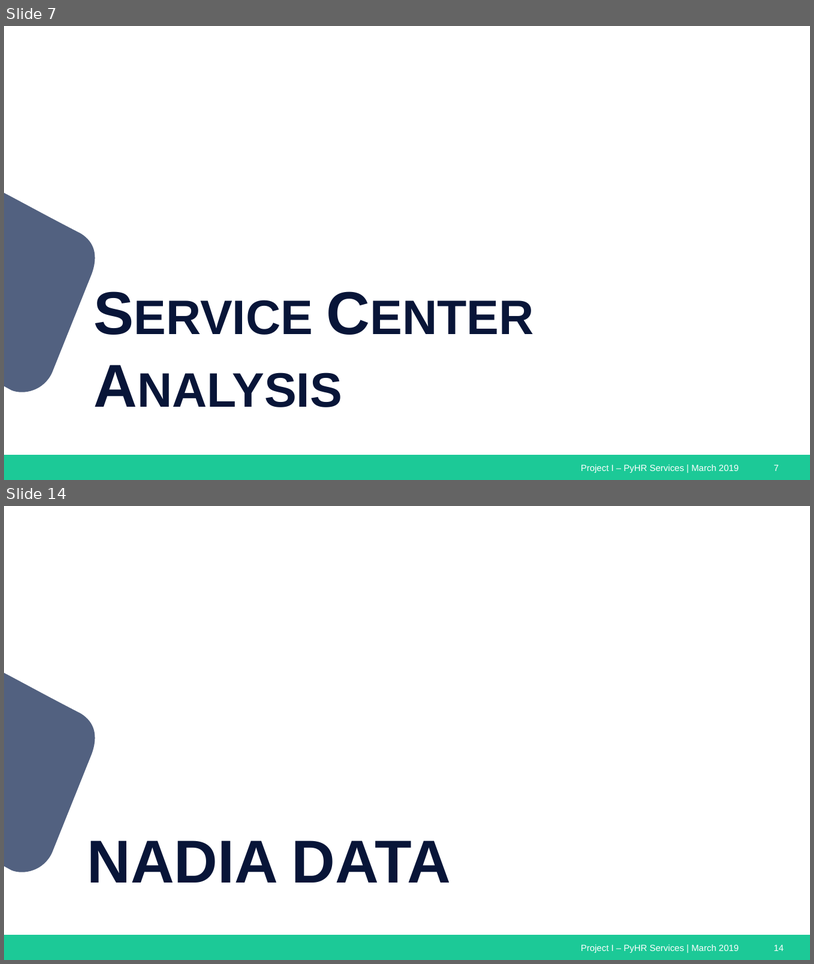
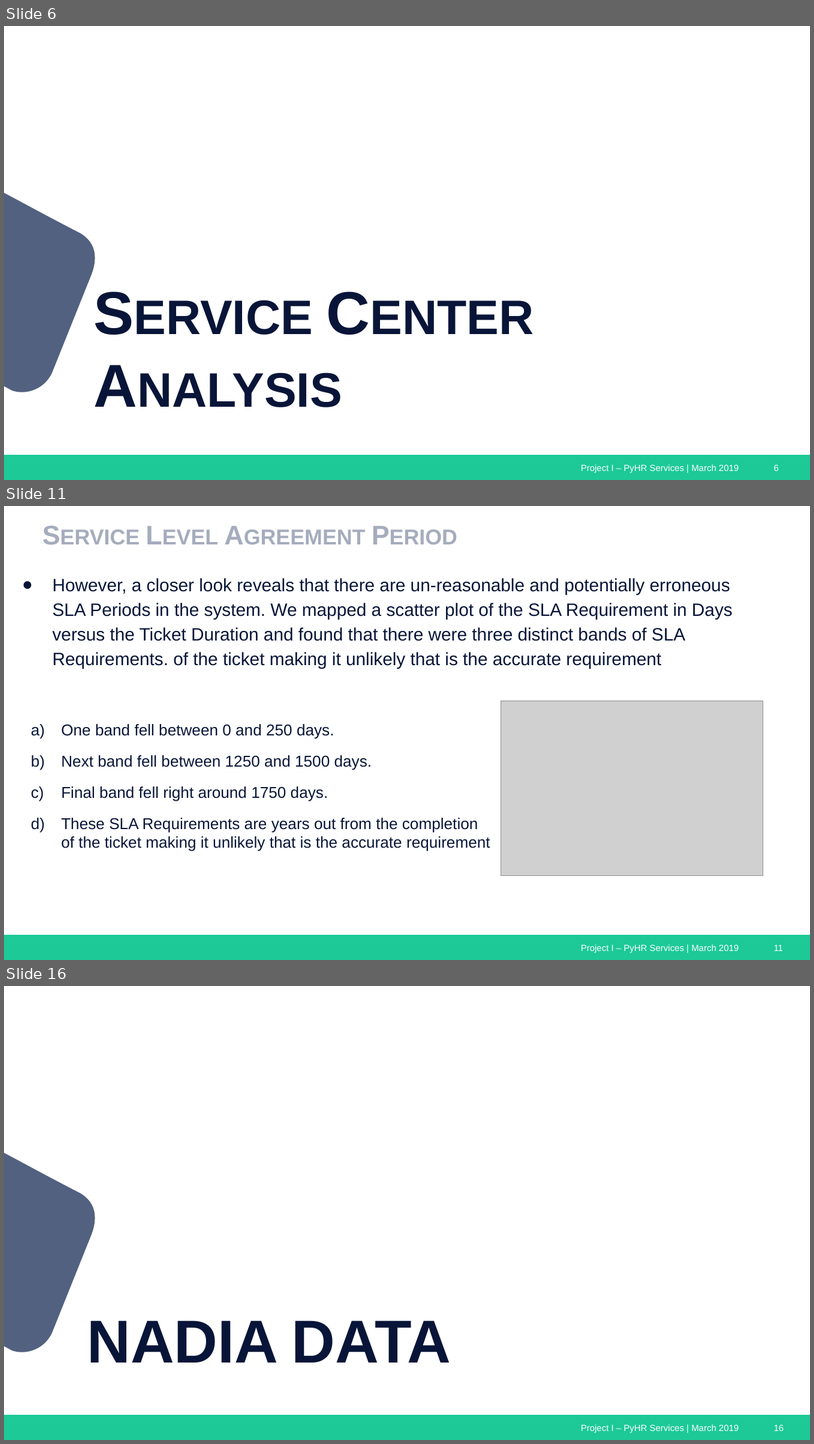
Before and after one commit to jvbonini/Project-I, a slide deck: Presentation/HRServices_Presentation_Master.pptx. Shown one above the other, each under a label of ours: slides 7 and 14 before the commit, slides 6, 11 and 16 after it; the slides between them are not shown. The pictures are 814x964 and 814x1444 pixels, drawn with LibreOffice and Linux fonts; fonts in the diff are those of the drawing; grey boxes stand for pictures. Boxes give left, top, right and bottom in pixels: in the first picture for what was removed or moved away, otherwise in the second. Text is boxed around its words. In the diff, an @@ line names an element or a change of style, - is before the commit and + after.

```diff
--- a/Presentation/HRServices_Presentation_Master.pptx
+++ b/Presentation/HRServices_Presentation_Master.pptx
@@ slide 11 added at [4,506,810,960], background #FFFFFF; not listed: 3 template elements that a slide beside it also shows @@
@@ title added at [35,510,704,576], 24 pt, text #A5ACBD, bold, small capitals @@
+Service Level Agreement Period
@@ text added at [53,578,733,669], 16 pt, text #081538 @@
+● However, a closer look reveals that there are un-reasonable and potentially erroneous SLA Periods in the system. We mapped a scatter plot of the SLA Requirement in Days versus the Ticket Duration and found that there were three distinct bands of SLA Requirements. of the ticket making it unlikely that is the accurate requirement
@@ picture added at [501,700,764,876] @@
@@ text added at [61,724,491,851], 14 pt, text #081538 @@
+a) One band fell between 0 and 250 days.
+b) Next band fell between 1250 and 1500 days.
+c) Final band fell right around 1750 days.
+d) These SLA Requirements are years out from the completion of the ticket making it unlikely that is the accurate requirement
@@ what was slide 7 is now slide 6 @@
@@ page number at [774,464,779,471]: text changed @@
-7
+6
@@ what was slide 14 is now slide 16 @@
@@ page number at [774,1424,785,1431]: text changed @@
-14
+16
```
Also in this commit, not shown: 3 slides changed, 8 other slides added, 3 slides removed, 12 other files.
